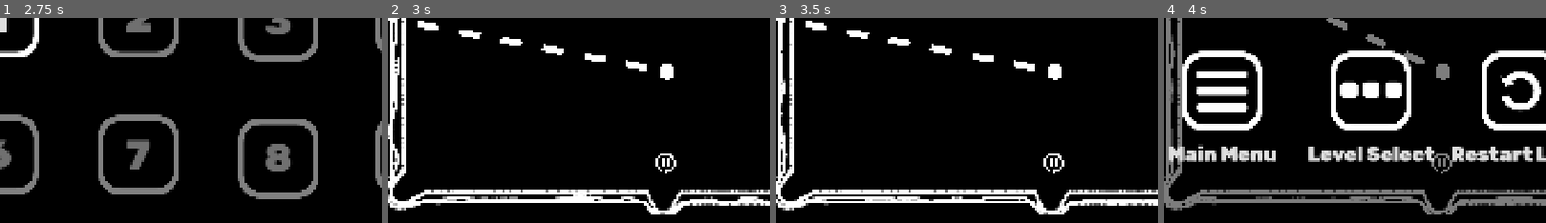
Above: before the commit, frames 1-4 (left to right).
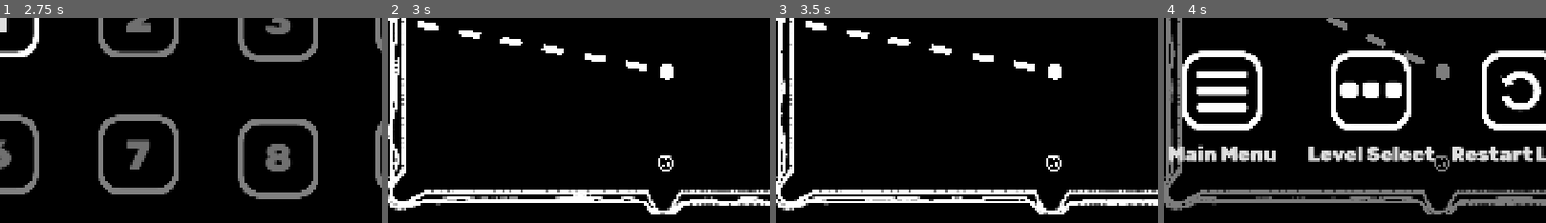
Above: after the commit, the same moments.

Repository: Muirotidua/IMGD1001-Project
Game: Godot game, scene res://scenes/splash_screen.tscn
Two runs of this game, one before a commit and one after it. Both use one fixed random seed, a clock stepped at 60 frames per second and the inputs below.
Inputs (mouse positions are % of the whole screen's width and height, from its top left):
- Up to frame 1 (2.75 s): move the mouse to (72, 46) at 0.52 s; hold Space (ball_hit) 0.53-1.25 s; click (90, 68) at 1.25 s; click (90, 68) at 2 s
- Up to frame 2 (3 s): click "1" at 2.75 s
- Up to frame 3 (3.5 s): no input
- Up to frame 4 (4 s): click (2, 4) at 3.5 s
The pictures show only the part of the screen within x 14-64%, y 32-82%; the shares and areas given below are measured in that part.

Frame 1 is identical in both runs. In frame 2, 0.3% of the frame differs, in the area x 70-76%, y 66-76%; in frame 3, 0.3%; in frame 4, 0.3%.

Commit message:
My current files

Diff:
--- a/scenes/eight_ball.tscn
+++ b/scenes/eight_ball.tscn
@@ -32,14 +32,15 @@
 linear_damp = 1.0
 script = ExtResource("2_712ic")
 sprite_path = NodePath("EightBall")
+default_scale = Vector2(0.046, 0.048)
 metadata/_custom_type_script = "uid://bu48frm47bqx2"
 
 [node name="EightBall" type="AnimatedSprite2D" parent="."]
 position = Vector2(-5.364418e-07, 2.0861626e-06)
-scale = Vector2(0.046242774, 0.047337286)
+scale = Vector2(0.046, 0.048)
 sprite_frames = SubResource("SpriteFrames_712ic")
 autoplay = "default"
-frame_progress = 0.6833113
+frame_progress = 0.7887918
 
 [node name="CollisionShape2D" type="CollisionShape2D" parent="."]
 position = Vector2(1.5258788e-05, 3.814697e-06)
--- a/scripts/base_ball.gd
+++ b/scripts/base_ball.gd
@@ -7,7 +7,7 @@
 @onready var speed_label: Label = $NonRotate/SpeedLabel
 @onready var sprite: AnimatedSprite2D = get_node(sprite_path)
 
-const DEFAULT_SCALE: Vector2 = Vector2(0.06, 0.06)
+@export var default_scale: Vector2 = Vector2(0.06, 0.06)
 
 var inmotion: bool = false
 var speed: float = 0.0
@@ -26,7 +26,7 @@
 
 
 func _ready():
-	sprite.set_scale(DEFAULT_SCALE)
+	sprite.set_scale(default_scale)
 	if debug_labels:
 		speed_label.show()
 		motion_label.show()
@@ -66,7 +66,7 @@
 	pocketing = false
 	pocketed = true
 	hide()
-	sprite.set_scale(DEFAULT_SCALE)
+	sprite.set_scale(default_scale)
 	collision_layer = 0
 	collision_mask = 0
 
--- a/scripts/pool_stick.gd
+++ b/scripts/pool_stick.gd
@@ -1,5 +1,4 @@
-class_name PoolStick
-extends Node2D
+class_name PoolStick extends Node2D
 
 var distance = 0 # distance from center
 var paused: bool = false
